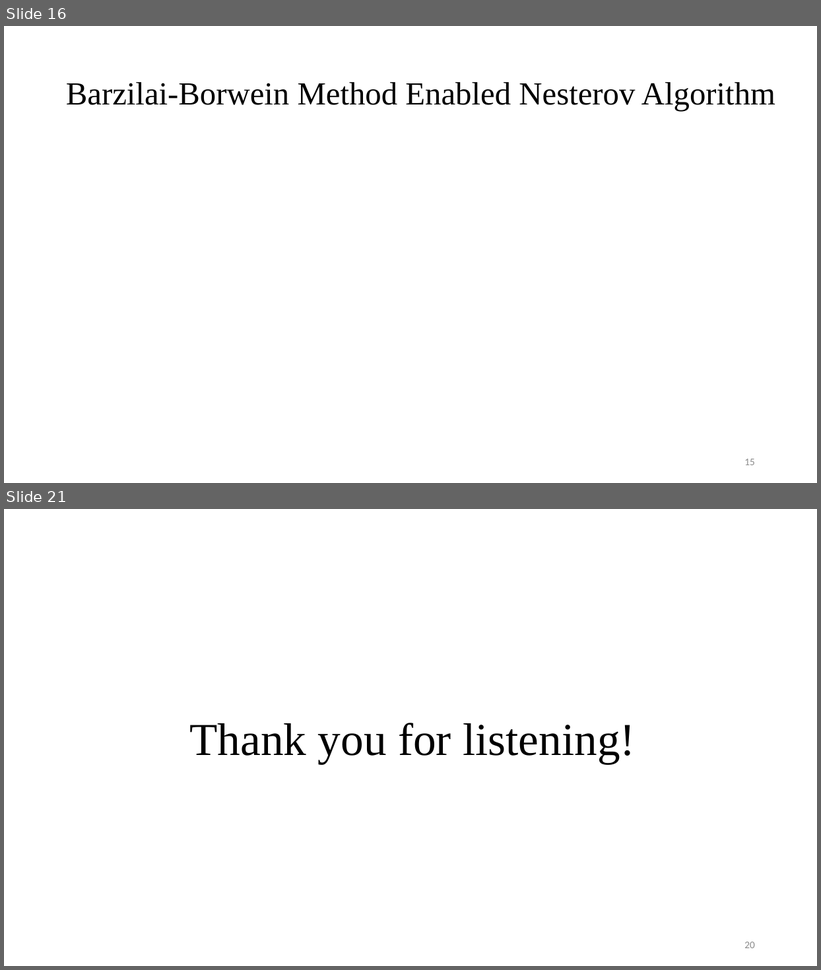
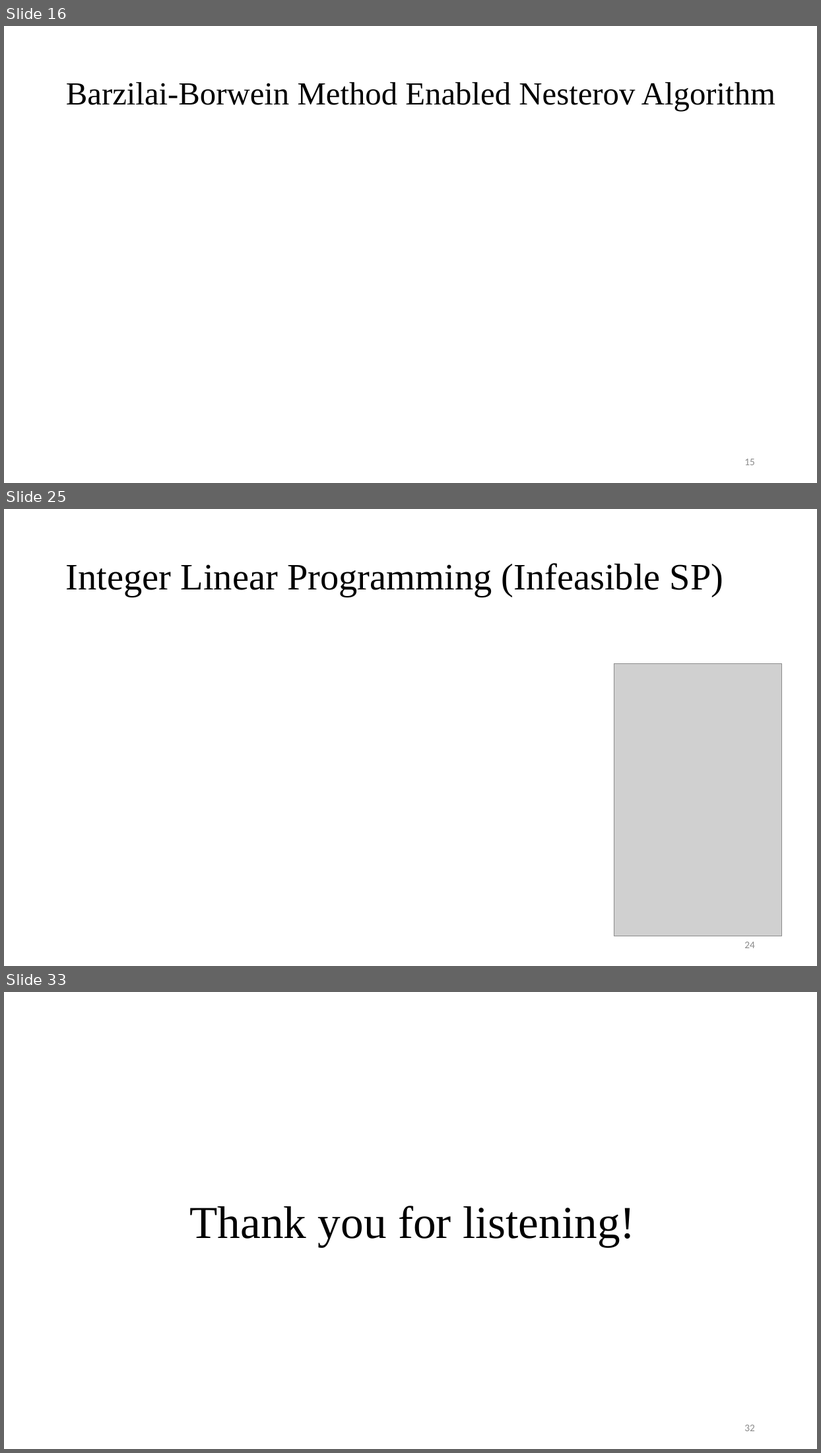
Before and after one commit to Pacific-Feng-Studuies/Studied-Papers, a slide deck: GM/Placement/Stronger Mixed-Size Placement Backbone Considering Second-Order Information/Stronger Mixed-Size Placement Backbone Considering Second-Order Information.pptx. Shown one above the other, each under a label of ours: slides 16 and 21 before the commit, slides 16, 25 and 33 after it; the slides between them are not shown. The pictures are 821x970 and 821x1453 pixels, drawn with LibreOffice and Linux fonts; fonts in the diff are those of the drawing; grey boxes stand for pictures. Boxes give left, top, right and bottom in pixels: in the first picture for what was removed or moved away, otherwise in the second. Text is boxed around its words. In the diff, an @@ line names an element or a change of style, - is before the commit and + after.

```diff
--- a/GM/Placement/Stronger Mixed-Size Placement Backbone Considering Second-Order Information/Stronger Mixed-Size Placement Backbone Considering Second-Order Information.pptx
+++ b/GM/Placement/Stronger Mixed-Size Placement Backbone Considering Second-Order Information/Stronger Mixed-Size Placement Backbone Considering Second-Order Information.pptx
@@ slide 25 added at box(4, 509, 817, 966), background #FFFFFF @@
@@ title added at box(66, 563, 724, 597), 44 pt, text #000000 @@
+Integer Linear Programming (Infeasible SP)
@@ picture added at box(614, 664, 781, 937) @@
@@ page number added at box(745, 942, 755, 949), 12 pt, text #8C8C8C @@
+24
@@ what was slide 21 is now slide 33 @@
@@ page number at box(745, 1425, 755, 1432): text changed @@
-20
+32
```
Also in this commit, not shown: 4 slides changed, 11 other slides added.
